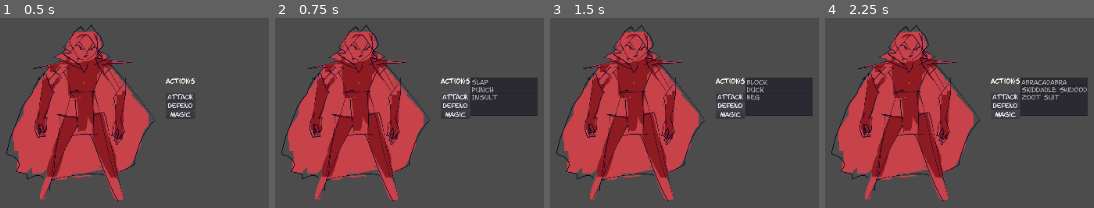
Above: before the commit, frames 1-4 (left to right).
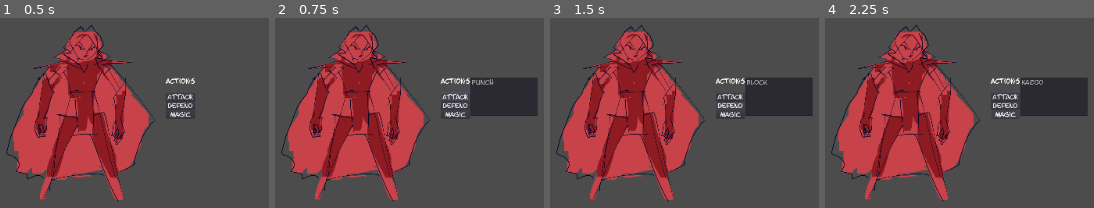
Above: after the commit, the same moments.

Repository: lumsell/highness
Game: Godot game, scene res://PartyCharacter.tscn
Same seed, same stepped clock (60 frames per second), same inputs: the game is played once before the commit and once after it.
Inputs:
- Up to frame 1 (0.5 s): no input
- Up to frame 2 (0.75 s): click "Attack" at 0.5 s
- Up to frame 3 (1.5 s): click "Defend" at 1.25 s
- Up to frame 4 (2.25 s): click "Magic" at 2 s

Frame 1 is identical in both runs. In frame 2, 0.4% of the frame differs, in the area x 73-83%, y 32-44%; in frame 3, 0.2%; in frame 4, 0.9%, in the area x 72-98%, y 32-44%.

Commit message:
Working on Action Nodes
Still very rough and messy, but I made a few sample Action nodes and rewrote the CombatMenu to work with them

Diff:
--- a/FurlitzFightFarm/HeinousHighness-ProtoBattle2/BaseActionButton.gd
+++ b/FurlitzFightFarm/HeinousHighness-ProtoBattle2/BaseActionButton.gd
@@ -1,4 +1,6 @@
 extends Button
+
+var action_list
 
 signal selection_made(selection_sig)
 
@@ -28,3 +30,9 @@
 
 func _on_BaseActionButton_pressed() -> void:
 	emit_signal("selection_made", id)
+
+func set_action_list(new_action_list):
+	action_list = new_action_list
+
+func get_action_list():
+	return action_list
--- a/FurlitzFightFarm/HeinousHighness-ProtoBattle2/BaseActionList.gd
+++ b/FurlitzFightFarm/HeinousHighness-ProtoBattle2/BaseActionList.gd
@@ -6,6 +6,8 @@
 # var b: String = "text"
 
 var id
+
+var id_list = Array()
 
 # Called when the node enters the scene tree for the first time.
 func _ready() -> void:
@@ -22,3 +24,11 @@
 func load_items(items):
 	for item in items:
 		add_item(item)
+
+func get_id_at(index):
+	var id = id_list[index]
+	return id
+
+func load_node(action):
+	add_item(action.get_name())
+	id_list.append(action.get_id())
--- a/FurlitzFightFarm/HeinousHighness-ProtoBattle2/BattleScene.gd
+++ b/FurlitzFightFarm/HeinousHighness-ProtoBattle2/BattleScene.gd
@@ -4,10 +4,23 @@
 # has active
 # The "active" action is the action that the player has most recently selected,
 # to be executed when the player selects a target
+
+var party_actions = Array()
+
 var player_queued_action
 
 func _ready() -> void:
 	pass # Replace with function body.
+
+# This can be called to start a fight, once that's a thing
+# @args character array party_roster contains the party members and their
+# current state so that the BattleController can assemble their battle versions
+# @args action array party_actions contains all the actions that any character
+# could take; the function will have to sort them to the appropriate character
+# will also have to add functionality for setting up the enemies, inventory,
+# map, and any other special mechanics
+func commence_battle(party_roster, party_actions):
+	pass
 
 # Executes the currently selected Action on the selected target
 # Right now it just changes a label to show that things are actually happening
@@ -17,9 +30,18 @@
 	else:
 		print("targeted: " + enemy_id + " with: " + player_queued_action)
 		get_node("Announcer").set_text(player_queued_action + " : " + enemy_id)
+
 		player_queued_action = null
 
 # Recieves the active_action signal from a character and changes the current
 # selection
 func _on_Sprite_active_action(action_id) -> void:
 	player_queued_action = action_id
+
+
+
+# TODO:
+# The battle controller needs direct access to the action nodes
+# Character needs its name and id; but also impacts it by stats?
+# Should attack nodes be stored outside of combat? And then node instances can
+# be passed to the BattleController when a combat scenario starts?
--- a/FurlitzFightFarm/HeinousHighness-ProtoBattle2/EnemyCharacter.gd
+++ b/FurlitzFightFarm/HeinousHighness-ProtoBattle2/EnemyCharacter.gd
@@ -5,12 +5,16 @@
 signal enemy_targeted(id)
 
 var character_id: String = "Enemy Stand"
+var health
 
 func _ready() -> void:
-	pass
+	health = 15
 
 # Sends the enemy_targeted signal when the character is clicked on
 func _on_Area2D_input_event(viewport: Node, event: InputEvent, shape_idx: int) -> void:
 	if event is InputEventMouseButton and event.pressed and event.button_index == BUTTON_LEFT:
 		print("click")
 		emit_signal("enemy_targeted", character_id)
+
+func apply_action(action):
+	pass
--- a/FurlitzFightFarm/HeinousHighness-ProtoBattle2/HBoxContainer.gd
+++ b/FurlitzFightFarm/HeinousHighness-ProtoBattle2/HBoxContainer.gd
@@ -12,47 +12,61 @@
 # BaseActionButton and BaseActionList are generic scene nodes with the premade
 # functionality to build a unique Action Menu
 var action_button = preload("res://BaseActionButton.tscn")
-var ability_list = preload("res://BaseActionList.tscn")
+var action_list = preload("res://BaseActionList.tscn")
 
 var current_list
 
-# num_buttons is a counter, given to a button as its ID when it's added to the
-# menu in order to match the button to an index in the array list_array where
-# the button's corresponding ActionList is stored
+# list_array stores ActionLists at indexes that correspond to Button IDs
+# As it's set up now, the array generally be bigger than it needs to be
+# because these indexes are hard-coded so that there will have to be one
+# for every possible button, even if the character won't use is
+var attack_index = 0
+var defend_index = 1
+var magic_index = 2
 
-# this is kind of a messy solution and is supposed to be temporary
-var num_buttons
-
-# list_array stores ActionLists at indexes that correspond to Button IDs
-var list_array=[]
+var list_array = [attack_index, defend_index, magic_index]
 
 # Sets up and initially hides the empty combat menu until the character fills it
 func _ready() -> void:
-	num_buttons = 0
 	hide()
 
-# Makes and adds a new ActionButton and its corresponding ActionList
-# @args action_sig the ID signature of an action, for now just used as its name
-# @args ability_array the array containing all the actions of the button's
-# category
-func add_action_button(action_sig, ability_array):
-	var new_button = action_button.instance()
-	var test = "selection_made"
-	new_button.set_signature(action_sig)
-	new_button.set_id(num_buttons)
-	new_button.connect("selection_made", self, "_on_ActionButton_" + test)
-	$ActionMenu.add_child(new_button)
+# Adds all ActionButtons that a character should have access to and creates a
+# corresponding ActionList that can be displayed when the button is clicked
+func add_action_buttons(category_array):
+	for category in category_array:
+		var new_button = action_button.instance()
+		new_button.set_signature(category)
+		new_button.connect("selection_made", self, "_on_ActionButton_selection_made")
+		$ActionMenu.add_child(new_button)
 
-	#the newly created list is stored in an array at an index that should
-	#match the int value of the id variable stored in the new button
-	var new_list = ability_list.instance()
-	new_list.load_items(ability_array)
-	new_list.connect("item_selected", self, "_on_ActionList_item_selected")
+		# The Button ids match to the index in the array where the appropriate
+		# ActionList is stored
+		match category:
+			"Attack":
+				new_button.set_id(attack_index)
+			"Defend":
+				new_button.set_id(defend_index)
+			"Magic":
+				new_button.set_id(magic_index)
 
-	list_array.append([])
-	list_array[num_buttons] = new_list
+		var new_action_list = action_list.instance()
+		new_action_list.connect("item_selected", self, "_on_ActionList_item_selected")
+		#connects the button to an action list via a pointer in the button
+		list_array[new_button.get_id()] = new_action_list
+		print(new_button.get_id())
+		print(new_button.get_text())
 
-	num_buttons += 1
+# Checks the second character in the id String and uses that to add
+# the action to the appropriate list
+func add_action(action):
+	match action.get_id().substr(1,1):
+		"s": # "s" stands for strike which means attack, because "a" is action
+			# could be changed later, depending on which is more confusing
+			list_array[attack_index].load_node(action)
+		"d":
+			list_array[defend_index].load_node(action)
+		"m":
+			list_array[magic_index].load_node(action)
 
 # Brings up the corresponding AbilityList when an ActionButton is pressed
 func _on_ActionButton_selection_made(button_id):
@@ -72,7 +86,7 @@
 # Sends the "action_selected" signal when the player clicks on an item from an
 # ActionList
 func _on_ActionList_item_selected(index):
-	var selected_ability = current_list.get_item_text(index)
+	var selected_ability = current_list.get_id_at(index)
 	selected_ability = selected_ability
 	print("From Combat Menu: " + selected_ability)
 	emit_signal("action_selected", selected_ability)
--- a/FurlitzFightFarm/HeinousHighness-ProtoBattle2/PartyCharacter.gd
+++ b/FurlitzFightFarm/HeinousHighness-ProtoBattle2/PartyCharacter.gd
@@ -2,7 +2,6 @@
 
 #testest
 # BaseActionList is the generic scene used to generate action lists
-var ability_list_base = preload("res://BaseActionList.tscn")
 
 # Sent to the BattleController to tell it the ID of the player's currently
 # selected action
@@ -12,19 +11,33 @@
 # ATM they're stand-ins that don't actually mean anything and this whole system
 # will likely be changed when actual Action nodes are added
 
-# this String array is used to generate all the ActionButtons
-var available_actions = ["Attack", "Defend", "Magic"]
+# this String array is used to generate all the ActionButtons - not yet though,
+# will need to be updated
+var action_categories = ["Attack", "Defend", "Magic"]
 # these String arrays are used to generate ActionLists for each ActionButton
+# old, will remove later
 var attack_array = ["Slap", "Punch", "Insult"]
 var defend_array = ["Block", "Duck", "Beg"]
 var magic_array = ["Abracadabra", "Skiddadle skidoodle", "zoot suit"]
 
+var available_actions = ["as0001", "ad0001", "am0001"]
+
 # Generates and shows the active character's action menu
 func _ready() -> void:
-	$CombatMenu.add_action_button("Attack", attack_array)
-	$CombatMenu.add_action_button("Defend", defend_array)
-	$CombatMenu.add_action_button("Magic", magic_array)
+	build_combat_menu(action_categories, available_actions)
 	$CombatMenu.show()
+
+func build_combat_menu(action_categories, total_action_list):
+
+	$CombatMenu.add_action_buttons(action_categories)
+
+	for action in total_action_list:
+		var action_scene = load("res://" + action + ".tscn")
+		var action_node = action_scene.instance()
+		add_child(action_node)
+		$CombatMenu.add_action(action_node)
+
+		print("added " + action)
 
 # I think this is an old tester function that doesn't do anything anymore but
 # I'm scared to delete it
--- /dev/null
+++ b/FurlitzFightFarm/HeinousHighness-ProtoBattle2/ad0001.gd
@@ -0,0 +1,25 @@
+extends Node
+
+
+# Declare member variables here. Examples:
+# var a: int = 2
+# var b: String = "text"
+
+var local_id : String = "ad0001"
+var local_name : String = "Block"
+
+# Called when the node enters the scene tree for the first time.
+func _ready() -> void:
+	pass # Replace with function body.
+
+func get_id():
+	return local_id
+
+func get_name():
+	return local_name
+
+func execute():
+	pass
+# Called every frame. 'delta' is the elapsed time since the previous frame.
+#func _process(delta: float) -> void:
+#	pass
--- /dev/null
+++ b/FurlitzFightFarm/HeinousHighness-ProtoBattle2/ad0001.tscn
@@ -0,0 +1,6 @@
+[gd_scene load_steps=2 format=2]
+
+[ext_resource path="res://ad0001.gd" type="Script" id=1]
+
+[node name="ad0001" type="Node"]
+script = ExtResource( 1 )
--- /dev/null
+++ b/FurlitzFightFarm/HeinousHighness-ProtoBattle2/am0001.gd
@@ -0,0 +1,25 @@
+extends Node
+
+
+# Declare member variables here. Examples:
+# var a: int = 2
+# var b: String = "text"
+
+var local_id : String = "am0001"
+var local_name : String = "Kazoo"
+
+# Called when the node enters the scene tree for the first time.
+func _ready() -> void:
+	pass # Replace with function body.
+
+func get_id():
+	return local_id
+
+func get_name():
+	return local_name
+
+func execute():
+	pass
+# Called every frame. 'delta' is the elapsed time since the previous frame.
+#func _process(delta: float) -> void:
+#	pass
--- /dev/null
+++ b/FurlitzFightFarm/HeinousHighness-ProtoBattle2/am0001.tscn
@@ -0,0 +1,6 @@
+[gd_scene load_steps=2 format=2]
+
+[ext_resource path="res://am0001.gd" type="Script" id=1]
+
+[node name="am0001" type="Node"]
+script = ExtResource( 1 )
--- /dev/null
+++ b/FurlitzFightFarm/HeinousHighness-ProtoBattle2/as0001.gd
@@ -0,0 +1,24 @@
+extends Node
+
+
+# Declare member variables here. Examples:
+# var a: int = 2
+# var b: String = "text"
+var local_id: String = "as0001"
+var local_name: String = "Punch"
+
+# Called when the node enters the scene tree for the first time.
+func _ready() -> void:
+	print("Punch node turned on")
+
+func get_id() -> String:
+	return local_id
+
+func get_name() -> String:
+	return local_name
+
+func execute() -> int:
+	return 5
+# Called every frame. 'delta' is the elapsed time since the previous frame.
+#func _process(delta: float) -> void:
+#	pass
--- /dev/null
+++ b/FurlitzFightFarm/HeinousHighness-ProtoBattle2/as0001.tscn
@@ -0,0 +1,6 @@
+[gd_scene load_steps=2 format=2]
+
+[ext_resource path="res://as0001.gd" type="Script" id=1]
+
+[node name="Node" type="Node"]
+script = ExtResource( 1 )
Empty file added: FurlitzFightFarm/HeinousHighness-ProtoBattle2/Punch.gd
